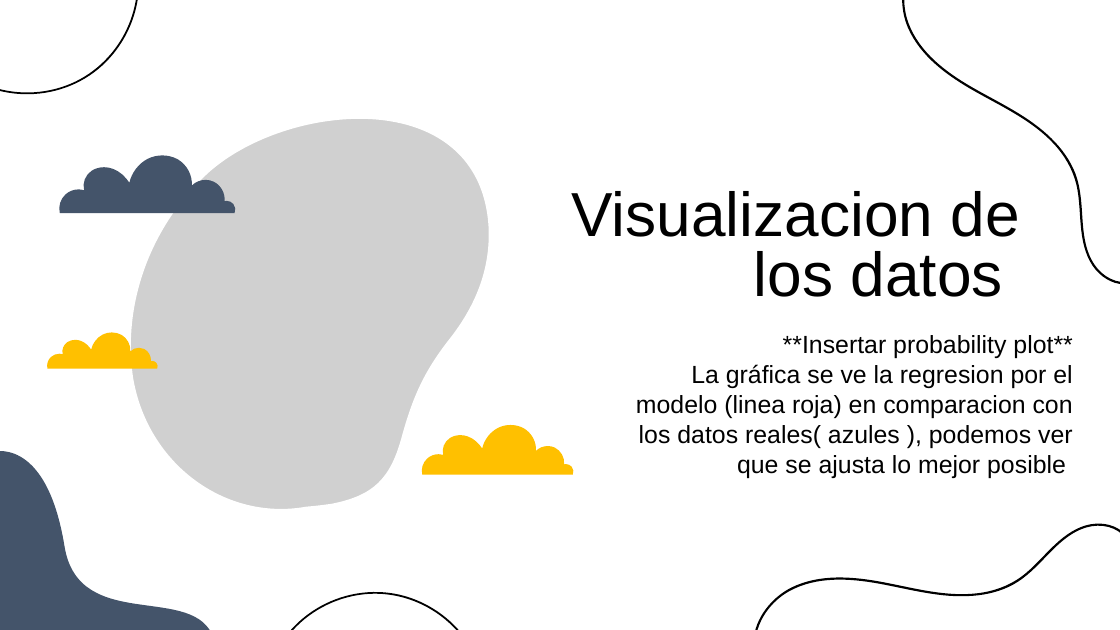
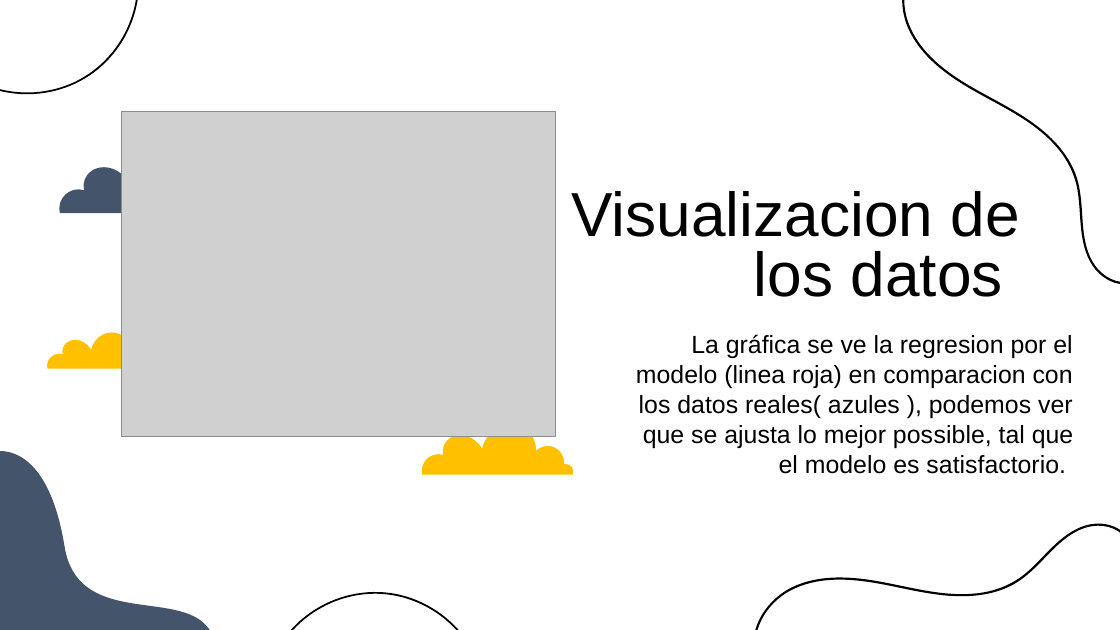
Before and after one commit to sofiaalvarezlopez/BI-Lab3, a slide deck: slide 8 of Presentacion_final.pptx (slide 9 before the commit). Drawn at 1120x630 pixels with LibreOffice and Linux fonts; fonts in the diff are those of the drawing; grey boxes stand for pictures. Boxes give left, top, right and bottom in pixels: in the first picture for what was removed or moved away, otherwise in the second. Text is boxed around its words. In the diff, an @@ line names an element or a change of style, - is before the commit and + after.

```diff
--- a/Presentacion_final.pptx
+++ b/Presentacion_final.pptx
@@ picture: place and size @@
-picture at box(121, 108, 503, 514)
+picture at box(122, 112, 556, 436)
@@ subtitle at box(636, 334, 1074, 474): text changed @@
-**Insertar probability plot**
-La gráfica se ve la regresion por el modelo (linea roja) en comparacion con los datos reales( azules ), podemos ver que se ajusta lo mejor posible
+La gráfica se ve la regresion por el modelo (linea roja) en comparacion con los datos reales( azules ), podemos ver que se ajusta lo mejor possible, tal que el modelo es satisfactorio.
```
Also in this commit, not shown: 1 other slide changed, 3 slides added, 2 slides removed, 2 other files.
